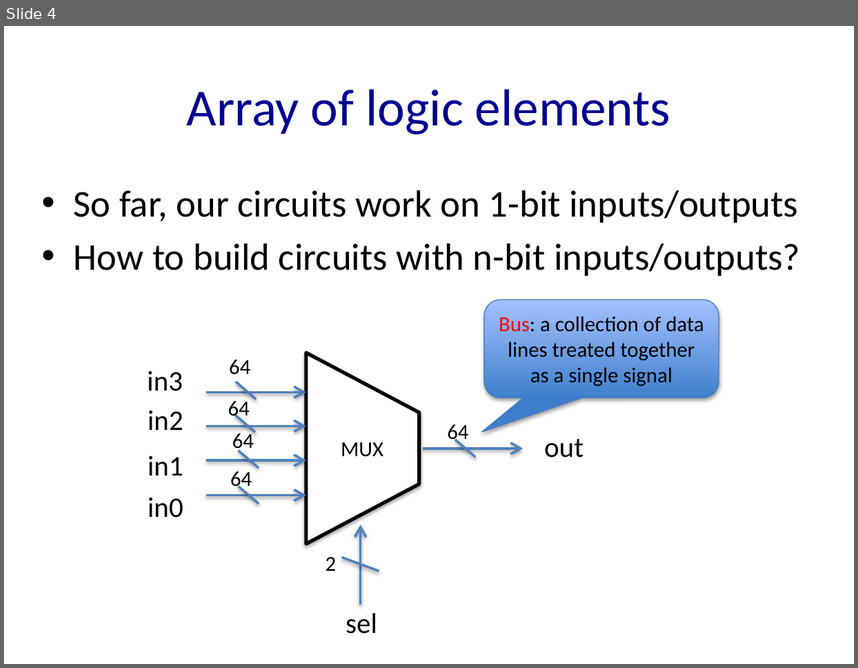
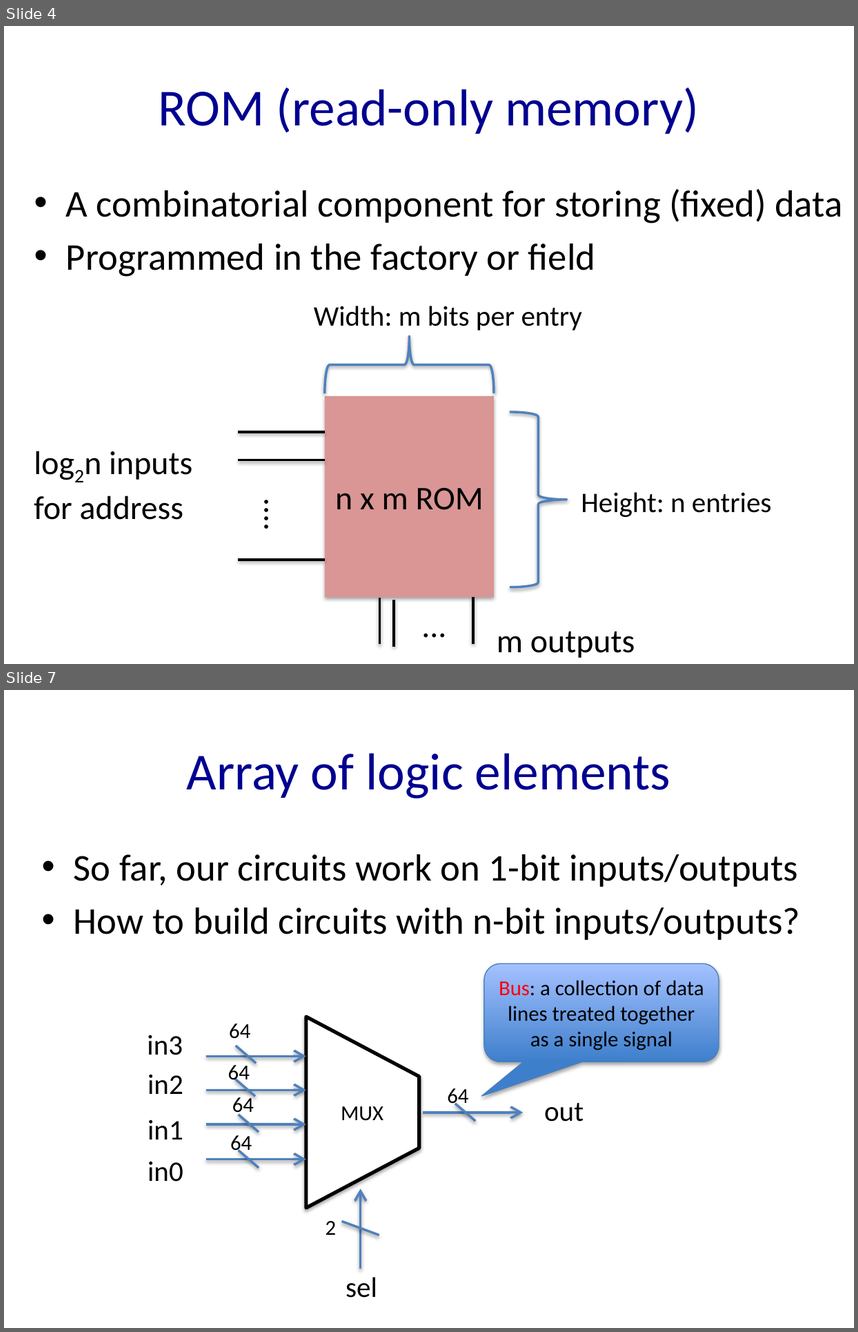
Before and after one commit to NYU-CSO/nyu-cso.github.io, a slide deck: notes/arch-alu.pptx. Shown one above the other, each under a label of ours: slide 4 before the commit, slides 4 and 7 after it; the slides between them are not shown. The pictures are 858x668 and 858x1332 pixels, drawn with LibreOffice and Linux fonts; fonts in the diff are those of the drawing. Boxes give left, top, right and bottom in pixels: in the first picture for what was removed or moved away, otherwise in the second. Text is boxed around its words. In the diff, an @@ line names an element or a change of style, - is before the commit and + after.

```diff
--- a/notes/arch-alu.pptx
+++ b/notes/arch-alu.pptx
@@ slide 4 added at box(4, 26, 854, 664), background #FFFFFF @@
@@ title added at box(159, 87, 699, 134), 44 pt, text #000090 @@
+ROM (read-only memory)
@@ text added at box(66, 189, 842, 276), 32 pt, text #000000 @@
+• A combinatorial component for storing (fixed) data
+• Programmed in the factory or field
@@ text added at box(314, 305, 582, 330), 24 pt, text #000000 @@
+Width: m bits per entry
@@ right brace added at box(324, 336, 494, 393), outline #4F81BD 2 pt @@
@@ rectangle added at box(324, 396, 494, 597), fill #D99694, 28 pt, text #000000 @@
+n x m ROM
@@ right brace added at box(510, 412, 567, 587), outline #4F81BD 2 pt @@
@@ line added from (238, 432) to (324, 432), #000000 2 pt @@
@@ text added at box(34, 451, 192, 519), 28 pt, text #000000 @@
+log2n inputs
+for address
@@ line added from (238, 459) to (324, 459), #000000 2 pt @@
@@ text added at box(254, 489, 302, 540), 28 pt, text #000000 @@
+....
@@ text added at box(581, 492, 772, 517), 24 pt, text #000000 @@
+Height: n entries
@@ line added from (238, 559) to (324, 559), #000000 2 pt @@
@@ line added from (380, 597) to (380, 644), #000000 2 pt @@
@@ line added from (394, 600) to (394, 646), #000000 2 pt @@
@@ text added at box(413, 600, 455, 648), 28 pt, text #000000 @@
+...
@@ line added from (473, 597) to (473, 643), #000000 2 pt @@
@@ text added at box(497, 630, 635, 657), 28 pt, text #000000 @@
+m outputs
@@ what was slide 4 is now slide 7 @@
```
Also in this commit, not shown: 9 slides changed, 4 other slides added, 2 other files.
